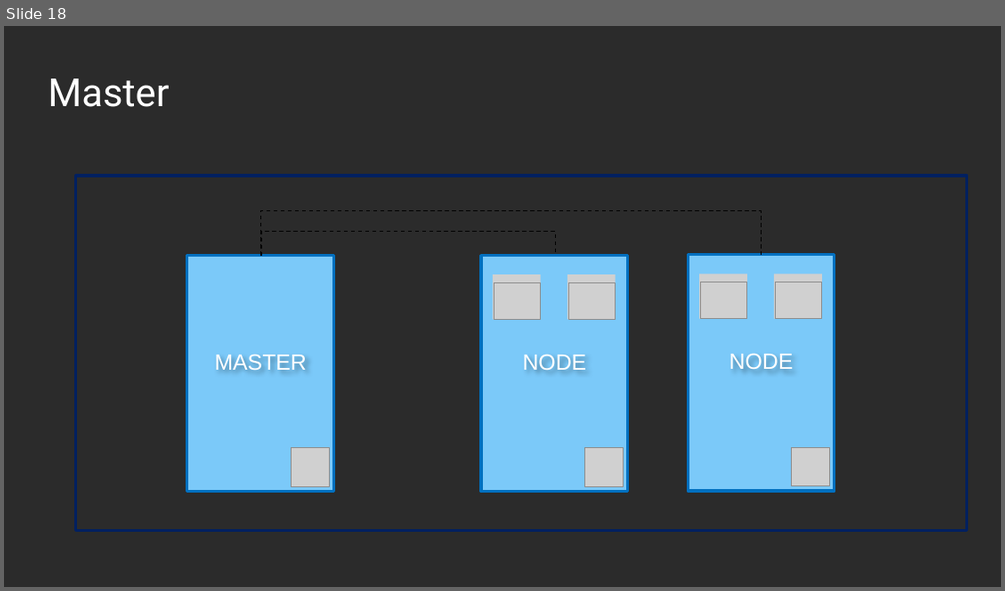
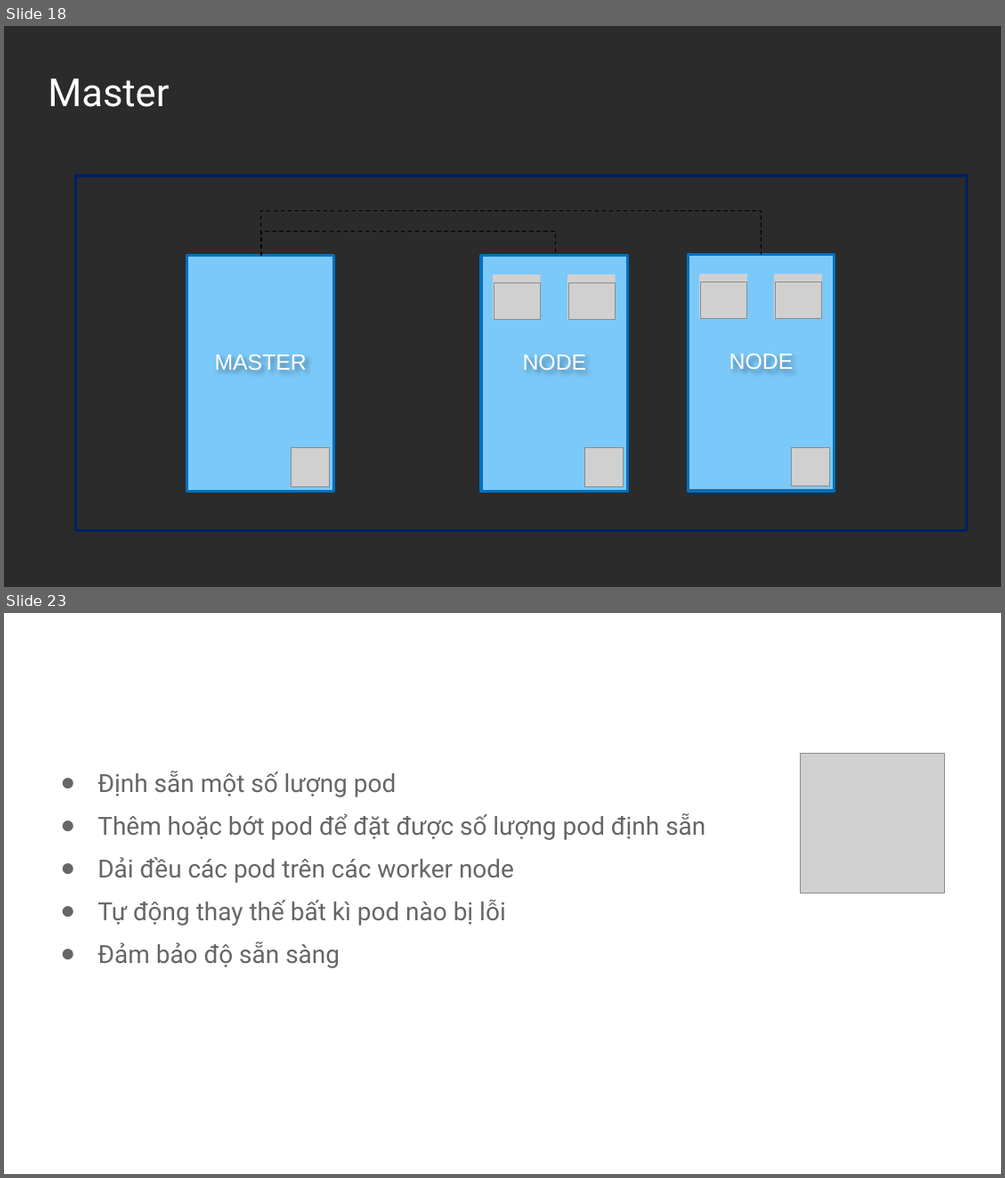
Before and after one commit to tungvt-my-personal-project/learn-kubernetes, a slide deck: slide-dao-tao/Kubernetes-cho-người-mới-bắt-đầu.pptx. Shown one above the other, each under a label of ours: slide 18 before the commit, slides 18 and 23 after it; the slides between them are not shown. The pictures are 1005x591 and 1005x1178 pixels, drawn with LibreOffice and Linux fonts; fonts in the diff are those of the drawing; grey boxes stand for pictures; background and template pictures are left out; a plain dark background stands for a picture behind light text. Boxes give left, top, right and bottom in pixels: in the first picture for what was removed or moved away, otherwise in the second. Text is boxed around its words. In the diff, an @@ line names an element or a change of style, - is before the commit and + after.

```diff
--- a/slide-dao-tao/Kubernetes-cho-người-mới-bắt-đầu.pptx
+++ b/slide-dao-tao/Kubernetes-cho-người-mới-bắt-đầu.pptx
@@ slide 23 added at <box>4,613,1001,1174</box>, background picture (left out) @@
@@ title added at <box>38,645,967,707</box>, 28 pt, text #FFFFFF @@
+Replica set
@@ text added at <box>97,771,705,968</box>, 18 pt, text #666666 @@
+● Định sẵn một số lượng pod
+● Thêm hoặc bớt pod để đặt được số lượng pod định sẵn
+● Dải đều các pod trên các worker node
+● Tự động thay thế bất kì pod nào bị lỗi
+● Đảm bảo độ sẵn sàng
@@ picture added at <box>800,753,944,892</box> @@
```
Also in this commit, not shown: 8 other slides added, 1 slide removed.
